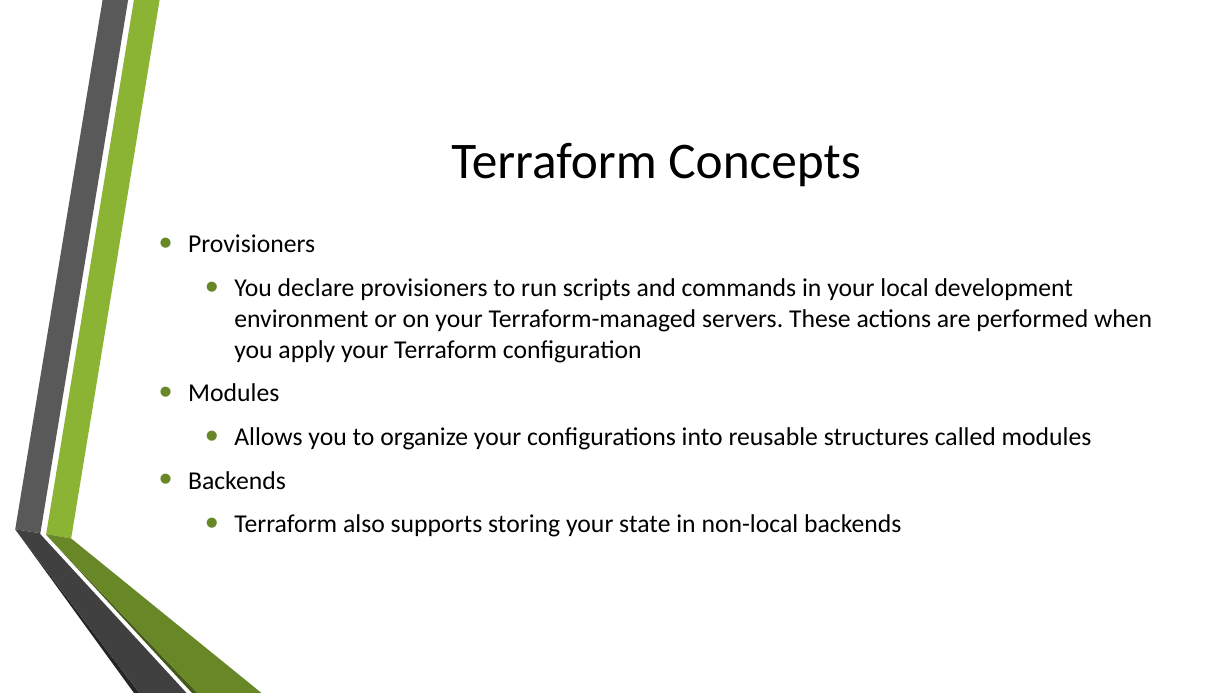
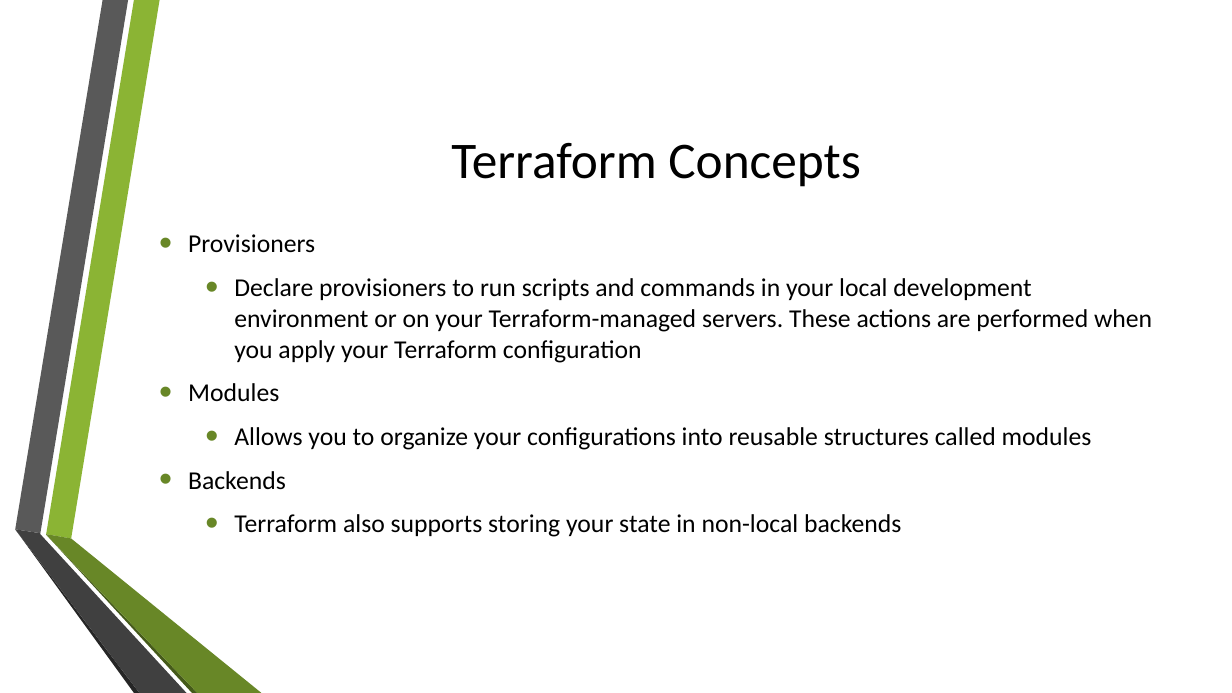
Before and after one commit to amlenduc/terraform, a slide deck: slide 5 of Meetup(06-July).pptx. Drawn at 1232x693 pixels with LibreOffice and Linux fonts; fonts in the diff are those of the drawing; background and template pictures are left out. Boxes give left, top, right and bottom in pixels: in the first picture for what was removed or moved away, otherwise in the second. Text is boxed around its words. In the diff, an @@ line names an element or a change of style, - is before the commit and + after.

```diff
--- a/Meetup(06-July).pptx
+++ b/Meetup(06-July).pptx
@@ text at <box>234,278,1152,363</box>: text changed @@
-  • You declare provisioners to run scripts and commands in your local development environment or on your Terraform-managed servers. These actions are performed when you apply your Terraform configuration
+  • Declare provisioners to run scripts and commands in your local development environment or on your Terraform-managed servers. These actions are performed when you apply your Terraform configuration
```
Also in this commit, not shown: 2 other slides changed.
